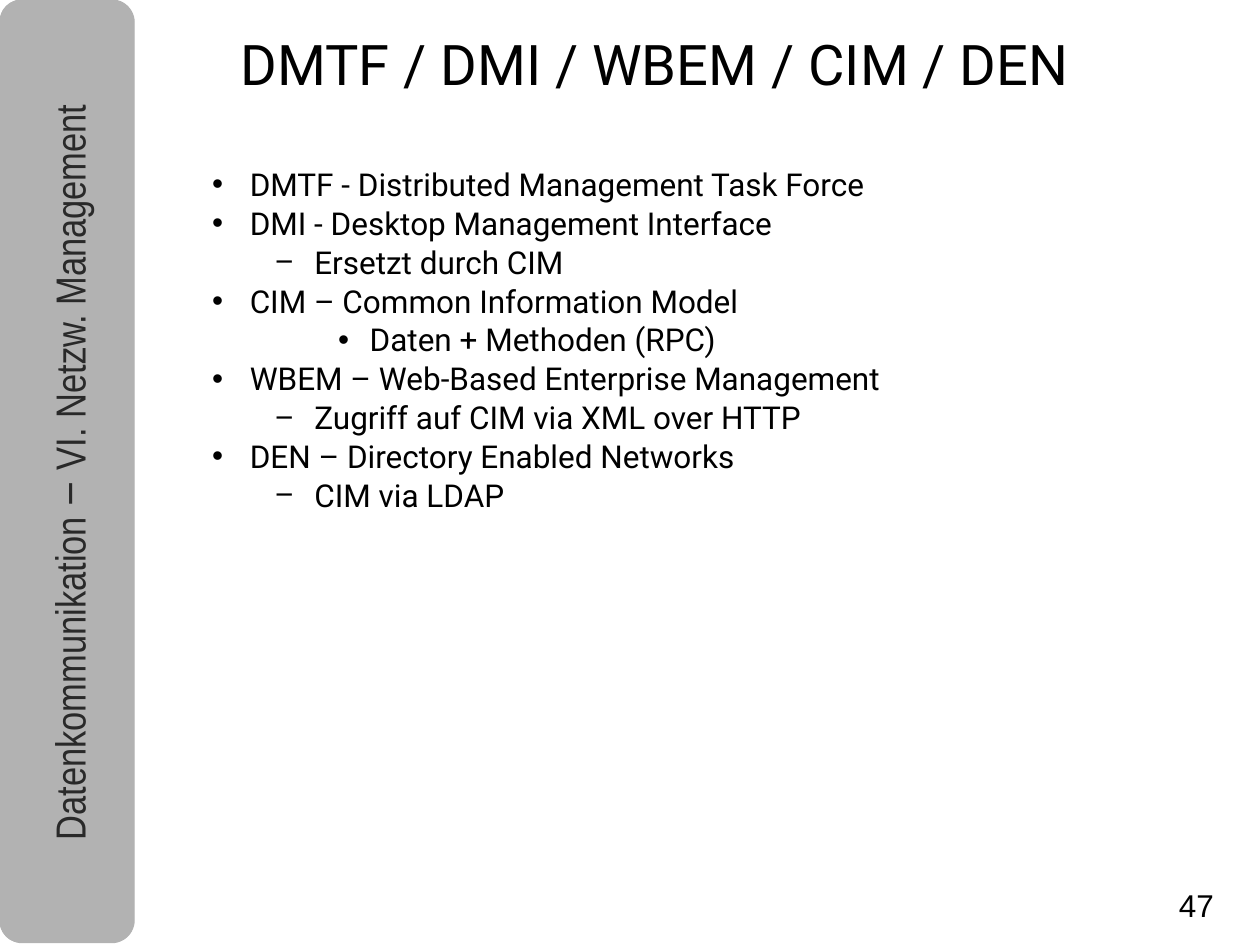
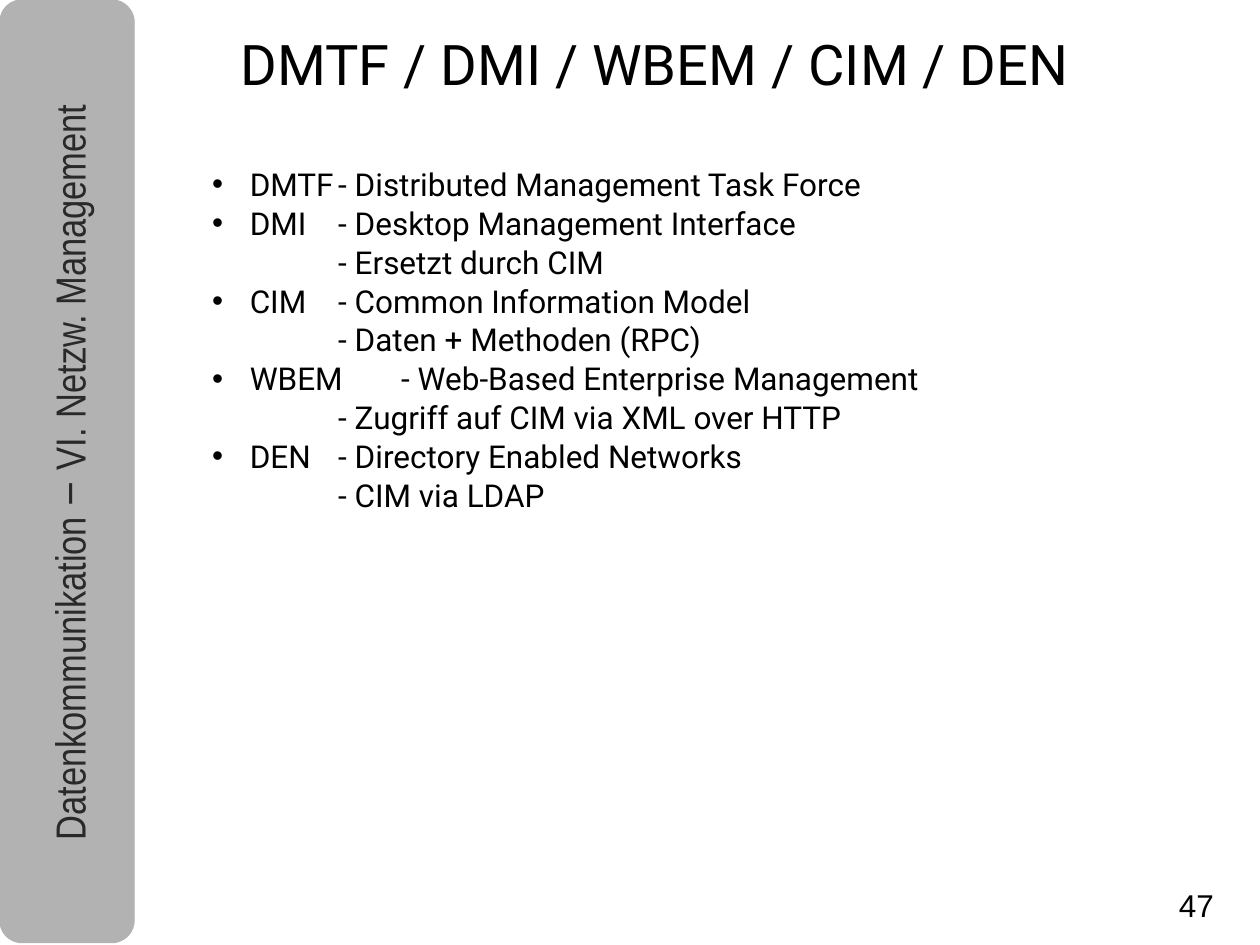
Before and after one commit to tpo/Datenkomm_Skripte, a slide deck: slide 47 of Datenkommunikation_6_Netzwerk_Management_V1.8.odp. Drawn at 1260x945 pixels with LibreOffice and Linux fonts; fonts in the diff are those of the drawing. Boxes give left, top, right and bottom in pixels: in the first picture for what was removed or moved away, otherwise in the second. Text is boxed around its words. In the diff, an @@ line names an element or a change of style, - is before the commit and + after.

Commit message:
leichte layout verbesserungen

```diff
--- a/Datenkommunikation_6_Netzwerk_Management_V1.8.odp
+++ b/Datenkommunikation_6_Netzwerk_Management_V1.8.odp
@@ text at bbox=[250, 211, 918, 508]: text changed @@
-• DMI - Desktop Management Interface
-  − Ersetzt durch CIM
-• CIM – Common Information Model
-    • Daten + Methoden (RPC)
-• WBEM – Web-Based Enterprise Management
-  − Zugriff auf CIM via XML over HTTP
-• DEN – Directory Enabled Networks
-  − CIM via LDAP
+• DMI - Desktop Management Interface
+  - Ersetzt durch CIM
+• CIM - Common Information Model
+  - Daten + Methoden (RPC)
+• WBEM - Web-Based Enterprise Management
+  - Zugriff auf CIM via XML over HTTP
+• DEN - Directory Enabled Networks
+  - CIM via LDAP
```
